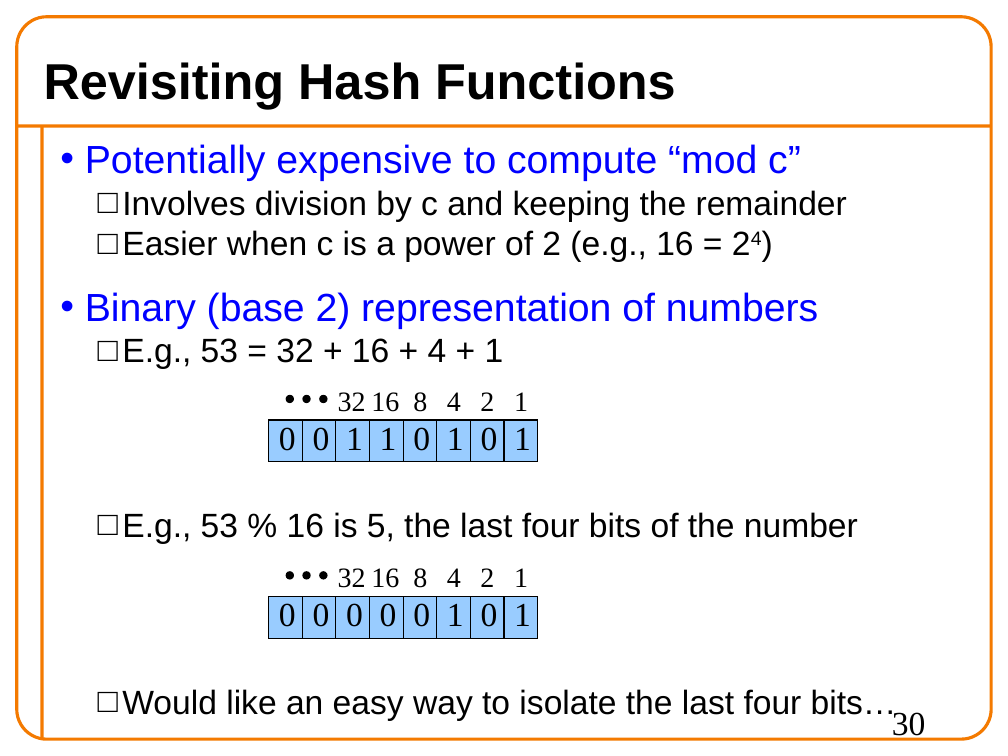
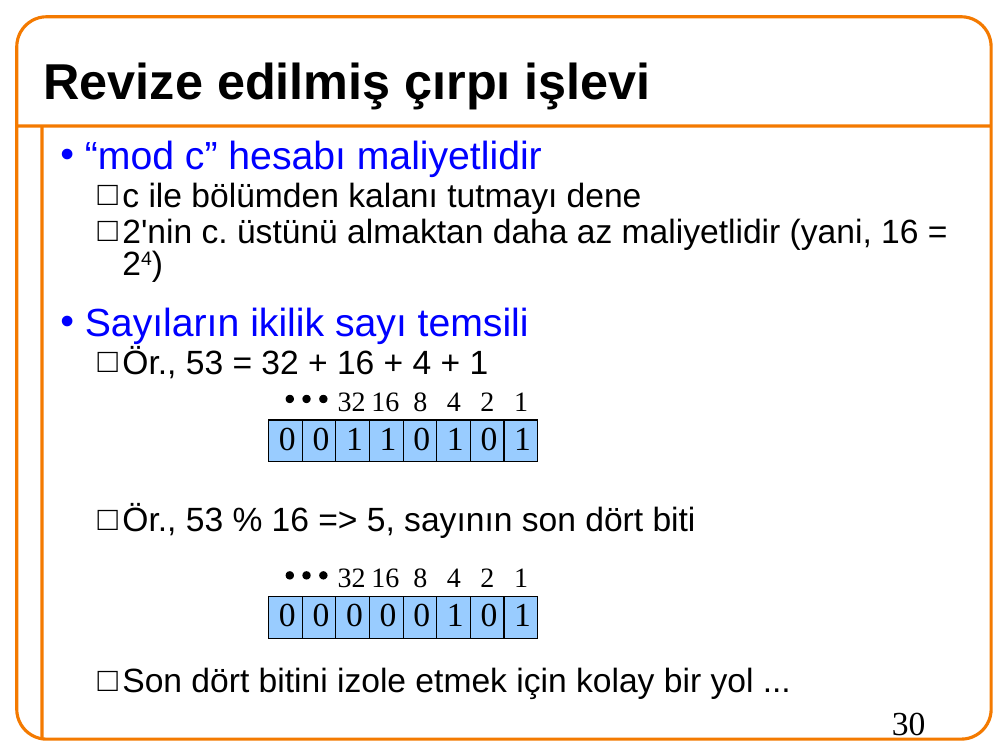
Before and after one commit to 19ceng/ceng201pro, a slide deck: slide 30 of 09hash.odp. Drawn at 1008x756 pixels with LibreOffice and Linux fonts; fonts in the diff are those of the drawing; background and template pictures are left out. Boxes give left, top, right and bottom in pixels: in the first picture for what was removed or moved away, otherwise in the second. Text is boxed around its words. In the diff, an @@ line names an element or a change of style, - is before the commit and + after.

Commit message:
09hash: OK

```diff
--- a/09hash.odp
+++ b/09hash.odp
@@ title at (44, 62, 651, 109): text changed @@
-Revisiting Hash Functions
+Revize edilmiş çırpı işlevi
@@ text at (85, 140, 918, 699): text changed @@
-• Potentially expensive to compute “mod c”
-  □ Involves division by c and keeping the remainder
-  □ Easier when c is a power of 2 (e.g., 16 = 24)
-• Binary (base 2) representation of numbers
-  □ E.g., 53 = 32 + 16 + 4 + 1
-  □ E.g., 53 % 16 is 5, the last four bits of the number
-  □ Would like an easy way to isolate the last four bits…
+• “mod c” hesabı maliyetlidir
+  □ c ile bölümden kalanı tutmayı dene
+  □ 2'nin c. üstünü almaktan daha az maliyetlidir (yani, 16 = 24)
+• Sayıların ikilik sayı temsili
+  □ Ör., 53 = 32 + 16 + 4 + 1
+  □ Ör., 53 % 16 => 5, sayının son dört biti
+  □ Son dört bitini izole etmek için kolay bir yol ...
```
Also in this commit, not shown: 25 other slides changed, 8 slides added, 8 slides removed, 1 other file.
